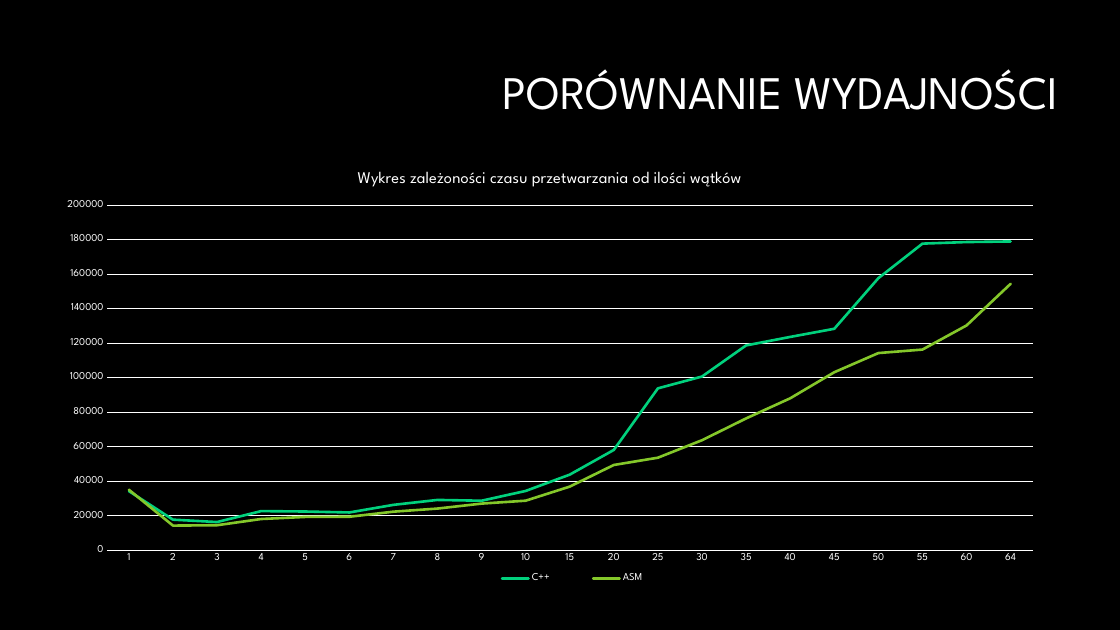
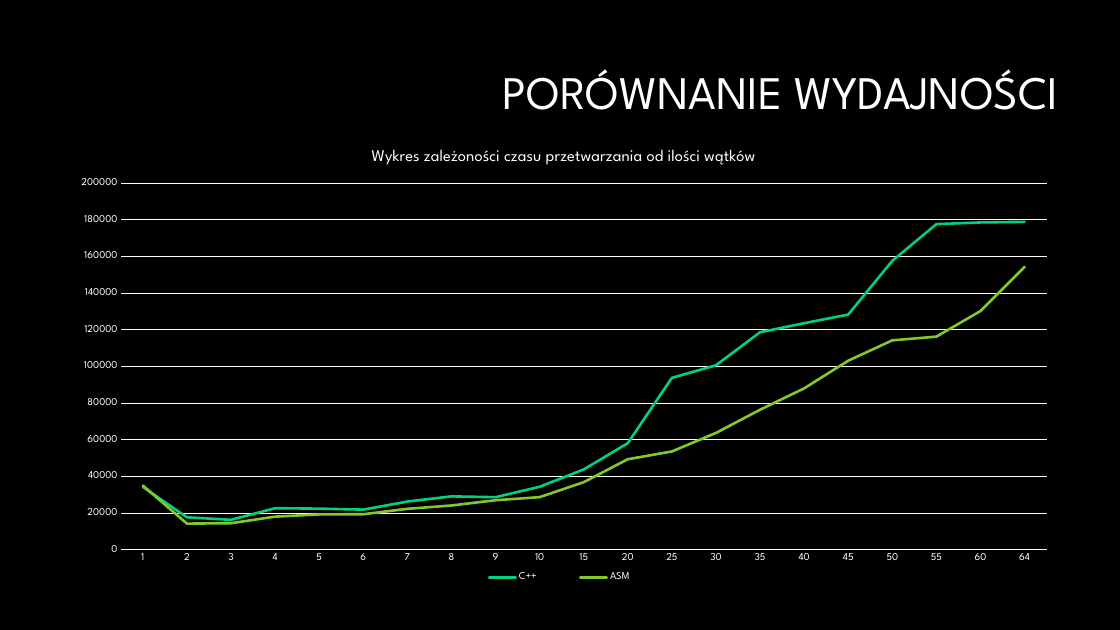
Before and after one commit to paulinaurbas/JAProjekt, a slide deck: slide 7 of Negatyw.pptx. Drawn at 1120x630 pixels with LibreOffice and Linux fonts; fonts in the diff are those of the drawing; background and template pictures are left out. Boxes give left, top, right and bottom in pixels: in the first picture for what was removed or moved away, otherwise in the second. Text is boxed around its words. In the diff, an @@ line names an element or a change of style, - is before the commit and + after.

```diff
--- a/Negatyw.pptx
+++ b/Negatyw.pptx
@@ line chart: place and size @@
-line chart at (47, 155, 1053, 594)
+line chart at (61, 132, 1067, 594)
```
Also in this commit, not shown: 1 other slide changed, 6 other files.
